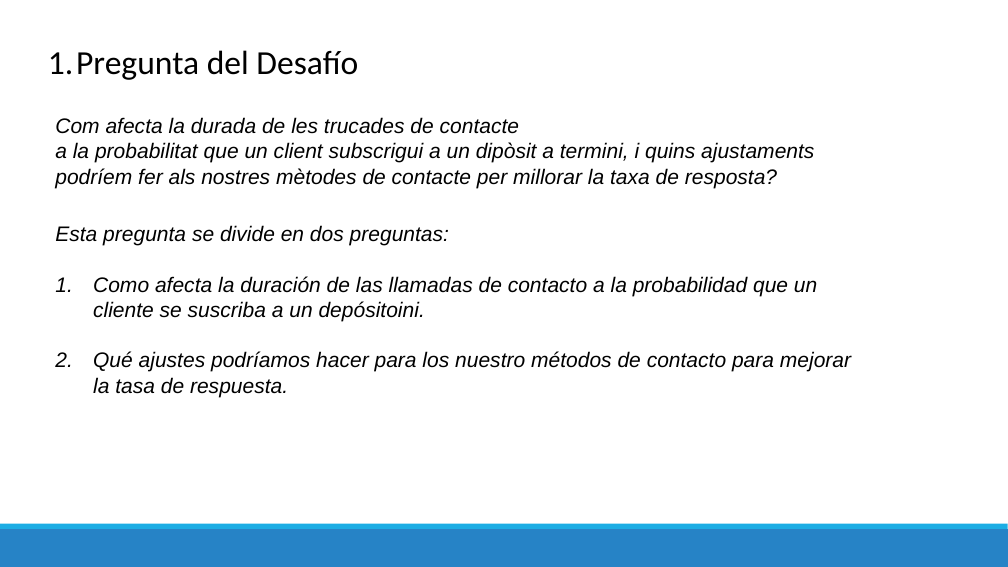
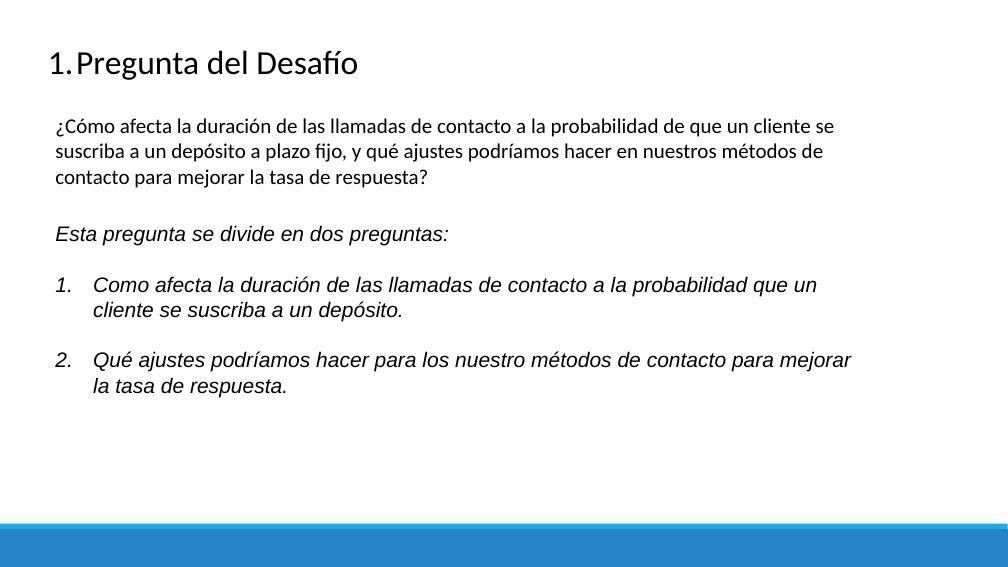
Before and after one commit to MarinaTorba/PersonalDataProrjects, a slide deck: slide 2 of Equip_B/results/Marketing/20241012_Borrador_desafiament_1_Marketing.pptx. Drawn at 1008x567 pixels with LibreOffice and Linux fonts; fonts in the diff are those of the drawing. Boxes give left, top, right and bottom in pixels: in the first picture for what was removed or moved away, otherwise in the second. Text is boxed around its words. In the diff, an @@ line names an element or a change of style, - is before the commit and + after.

```diff
--- a/Equip_B/results/Marketing/20241012_Borrador_desafiament_1_Marketing.pptx
+++ b/Equip_B/results/Marketing/20241012_Borrador_desafiament_1_Marketing.pptx
@@ text at <box>55,118,835,188</box>: text changed; font Arial to Calibri; italic off @@
-Com afecta la durada de les trucades de contacte
-a la probabilitat que un client subscrigui a un dipòsit a termini, i quins ajustaments podríem fer als nostres mètodes de contacte per millorar la taxa de resposta?
+¿Cómo afecta la duración de las llamadas de contacto a la probabilidad de que un cliente se suscriba a un depósito a plazo fijo, y qué ajustes podríamos hacer en nuestros métodos de contacto para mejorar la tasa de respuesta?
@@ text at <box>93,276,817,321</box>: text changed @@
-1. Como afecta la duración de las llamadas de contacto a la probabilidad que un cliente se suscriba a un depósitoini.
+1. Como afecta la duración de las llamadas de contacto a la probabilidad que un cliente se suscriba a un depósito.
```
Also in this commit, not shown: 2 other slides changed, 1 other file.
